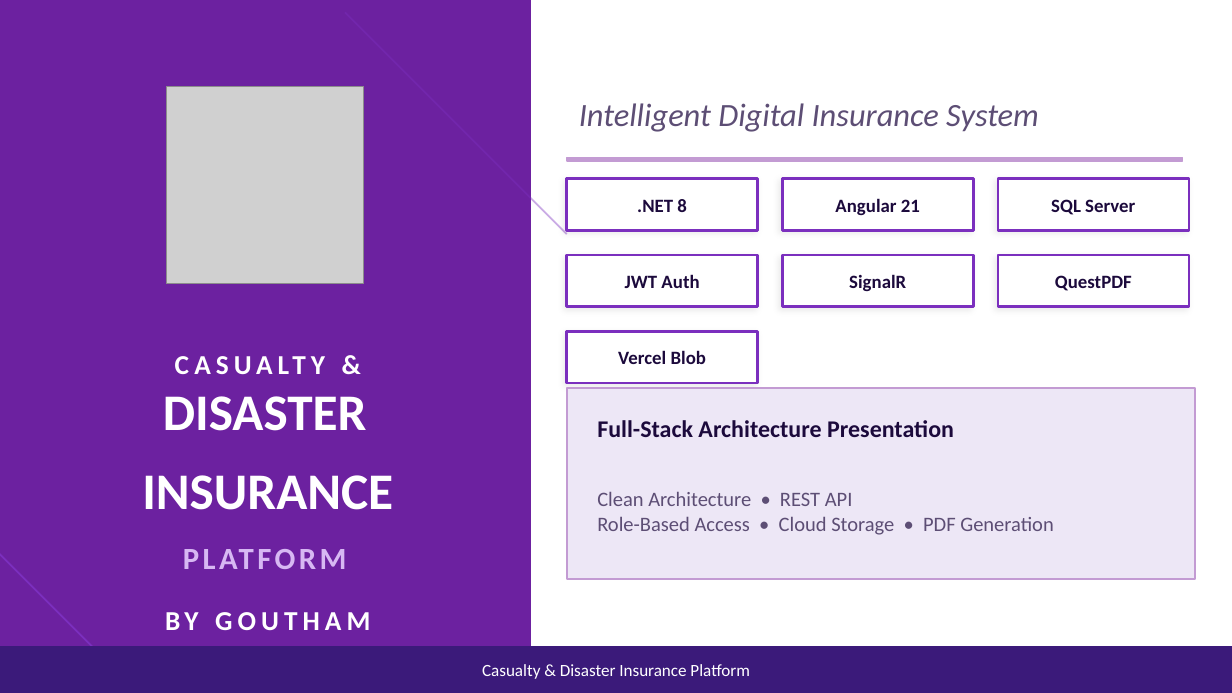
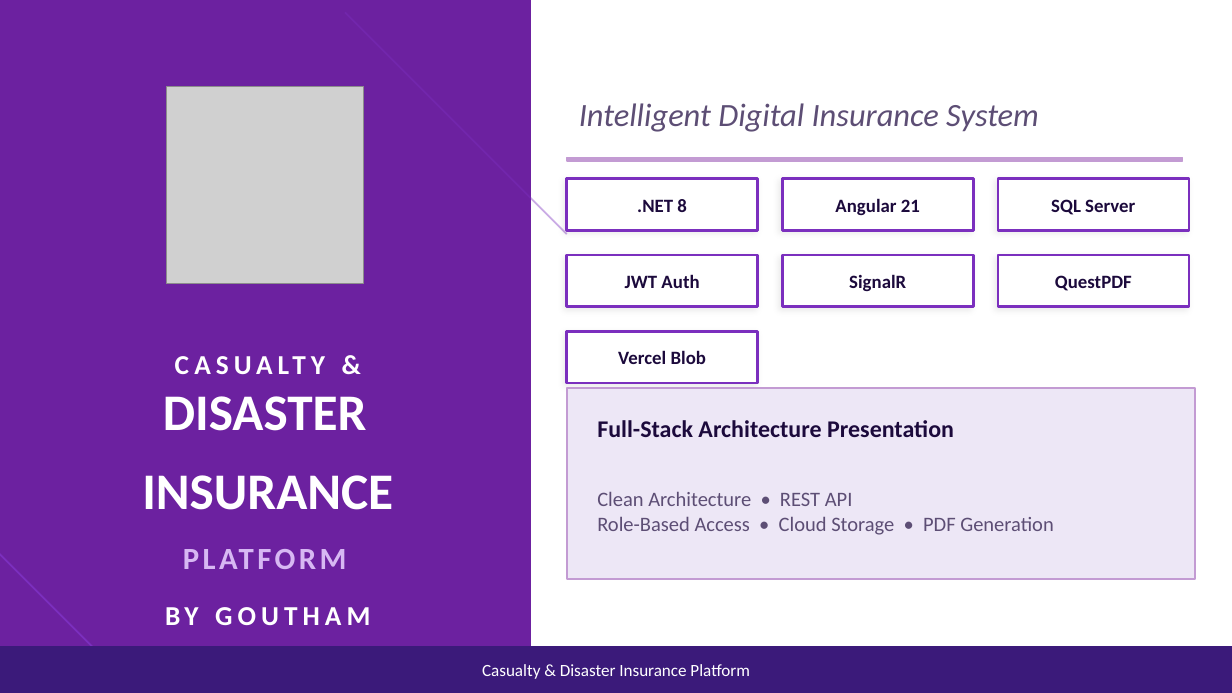
Before and after one commit to goutham4126/GOUTHAM, a slide deck: slide 1 of Insurance_Capstone.pptx. Drawn at 1232x693 pixels with LibreOffice and Linux fonts; fonts in the diff are those of the drawing; grey boxes stand for pictures. Boxes give left, top, right and bottom in pixels: in the first picture for what was removed or moved away, otherwise in the second. Text is boxed around its words. In the diff, an @@ line names an element or a change of style, - is before the commit and + after.

```diff
--- a/Insurance_Capstone.pptx
+++ b/Insurance_Capstone.pptx
@@ text "BY GOUTHAM": place and size @@
-text "BY GOUTHAM" at <box>165,612,370,630</box>
+text "BY GOUTHAM" at <box>165,607,370,625</box>
```
Also in this commit, not shown: 1 other slide changed, 47 other files.
